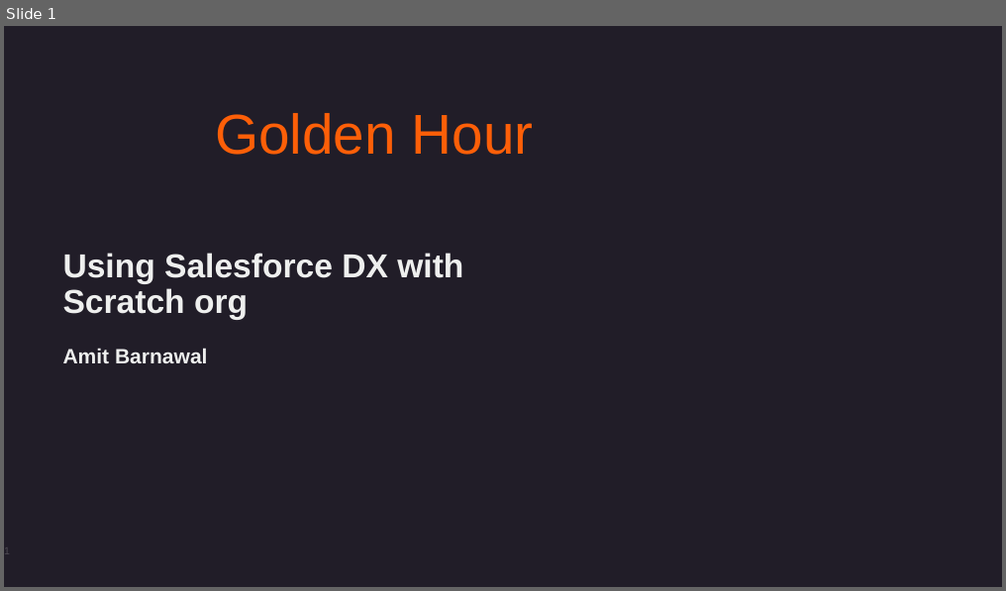
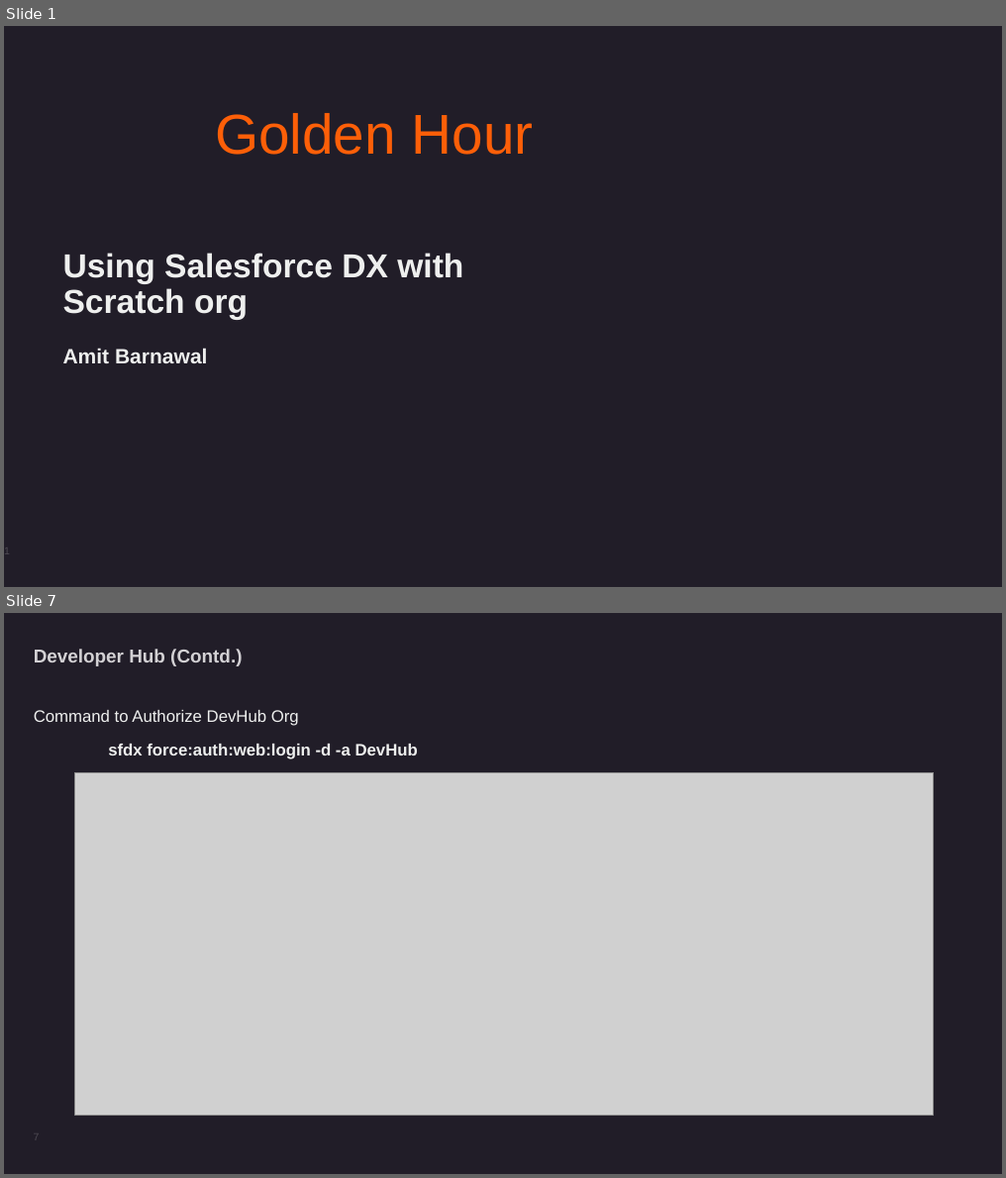
Before and after one commit to novamit/PSL_ScratchOrg, a slide deck: Using Salesforce DX with Scratch org-Amit Barnawal-06072021.pptx. Shown one above the other, each under a label of ours: slide 1 before the commit, slides 1 and 7 after it; the slides between them are not shown. The pictures are 1006x591 and 1006x1178 pixels, drawn with LibreOffice and Linux fonts; fonts in the diff are those of the drawing; grey boxes stand for pictures; background and template pictures are left out. Boxes give left, top, right and bottom in pixels: in the first picture for what was removed or moved away, otherwise in the second. Text is boxed around its words. In the diff, an @@ line names an element or a change of style, - is before the commit and + after.

```diff
--- a/Using Salesforce DX with Scratch org-Amit Barnawal-06072021.pptx
+++ b/Using Salesforce DX with Scratch org-Amit Barnawal-06072021.pptx
@@ slide 7 added at <box>4,613,1002,1174</box>, background #211D28 @@
@@ title added at <box>34,649,242,666</box>, 18 pt, text #D3D1D4, bold @@
+Developer Hub (Contd.)
@@ text added at <box>34,710,418,760</box>, 16 pt, text #EEEFEE, bold @@
+Command to Authorize DevHub Org
+sfdx force:auth:web:login -d -a DevHub
@@ picture added at <box>74,772,934,1115</box> @@
@@ page number added at <box>33,1115,77,1159</box>, 10 pt, text #4E4A53 @@
+7
```
Also in this commit, not shown: 4 slides changed, 18 other slides added, 2 slides removed.
